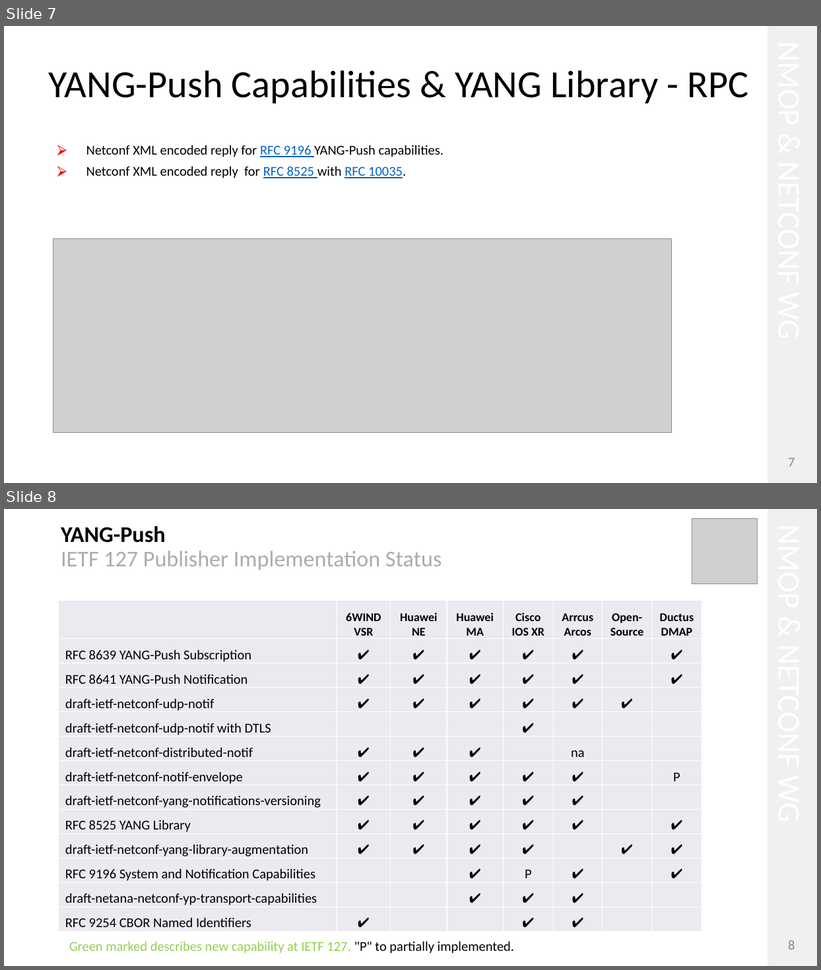
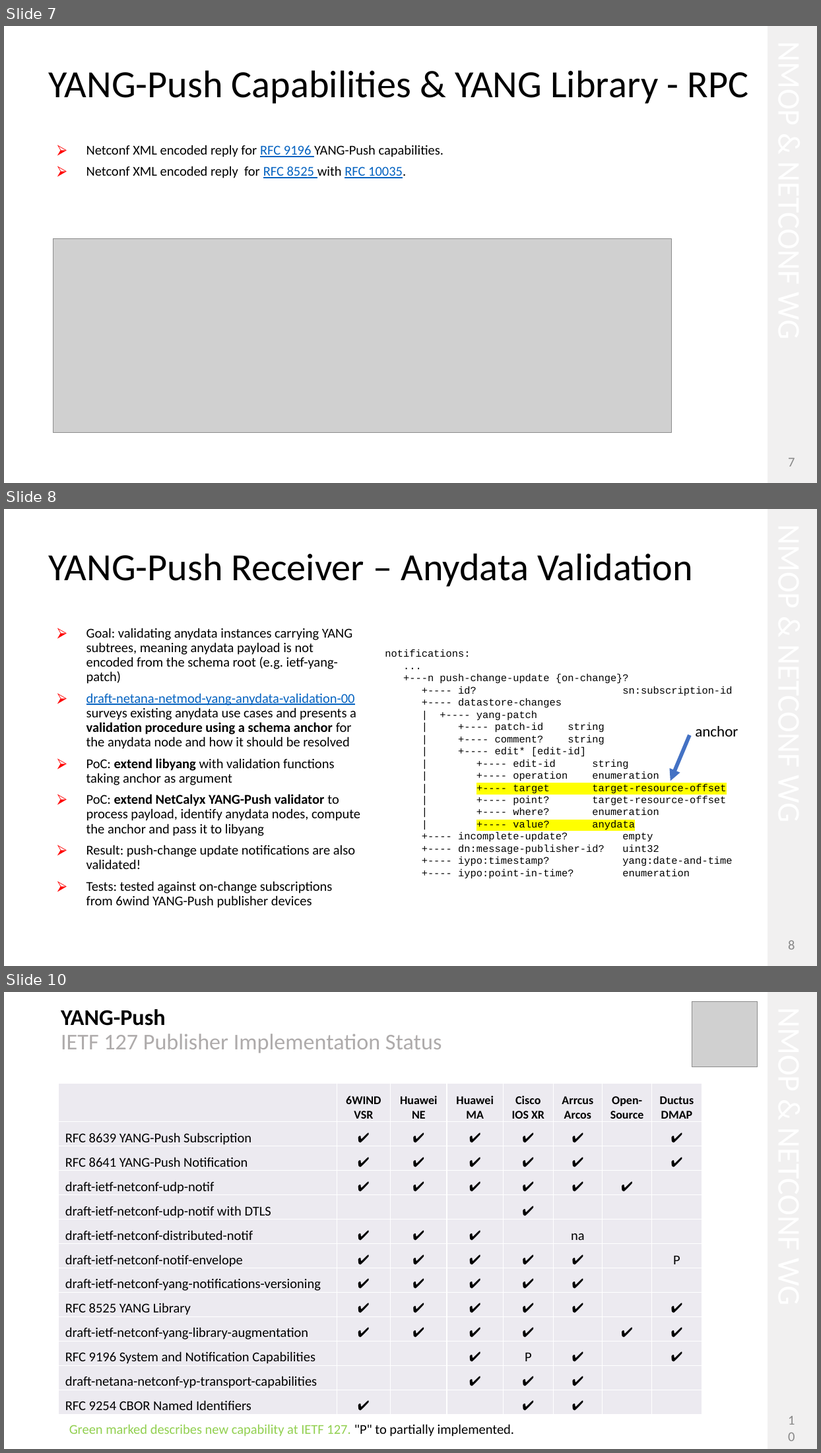
Before and after one commit to network-analytics/ietf-network-analytics-document-status, a slide deck: 127/NMOP/ietf-127-hackathon-validate-e2e-yp-message-broker.pptx. Shown one above the other, each under a label of ours: slides 7 and 8 before the commit, slides 7, 8 and 10 after it; the slides between them are not shown. The pictures are 821x970 and 821x1453 pixels, drawn with LibreOffice and Linux fonts; fonts in the diff are those of the drawing; grey boxes stand for pictures. Boxes give left, top, right and bottom in pixels: in the first picture for what was removed or moved away, otherwise in the second. Text is boxed around its words. In the diff, an @@ line names an element or a change of style, - is before the commit and + after.

```diff
--- a/127/NMOP/ietf-127-hackathon-validate-e2e-yp-message-broker.pptx
+++ b/127/NMOP/ietf-127-hackathon-validate-e2e-yp-message-broker.pptx
@@ slide 8 added at box(4, 509, 817, 966), background #FFFFFF @@
@@ rectangle added at box(768, 509, 817, 966), fill #F1F0F0 @@
@@ title added at box(49, 553, 693, 587), 45.3 pt, text #000000 @@
+YANG-Push Receiver – Anydata Validation
@@ text added at box(86, 628, 360, 908), 16 pt, text #000000 @@
+⮚ Goal: validating anydata instances carrying YANG subtrees, meaning anydata payload is not encoded from the schema root (e.g. ietf-yang-patch)
+⮚ draft-netana-netmod-yang-anydata-validation-00 surveys existing anydata use cases and presents a validation procedure using a schema anchor for the anydata node and how it should be resolved
+⮚ PoC: extend libyang with validation functions taking anchor as argument
+⮚ PoC: extend NetCalyx YANG-Push validator to process payload, identify anydata nodes, compute the anchor and pass it to libyang
+⮚ Result: push-change update notifications are also validated!
+⮚ Tests: tested against on-change subscriptions from 6wind YANG-Push publisher devices
@@ text added at box(385, 650, 732, 879), 12 pt, text #000000 @@
+notifications:
+...
++---n push-change-update {on-change}?
++---- id? sn:subscription-id
++---- datastore-changes
+| +---- yang-patch
+| +---- patch-id string
+| +---- comment? string
+| +---- edit* [edit-id]
+| +---- edit-id string
+| +---- operation enumeration
+| +---- target target-resource-offset
+| +---- point? target-resource-offset
+| +---- where? enumeration
+| +---- value? anydata
++---- incomplete-update? empty
++---- dn:message-publisher-id? uint32
++---- iypo:timestamp? yang:date-and-time
++---- iypo:point-in-time? enumeration
@@ text added at box(695, 726, 738, 737), 18 pt, text #000000 @@
+anchor
@@ arrow added from (690, 735) to (671, 781), #4472C4 4.5 pt @@
@@ page number added at box(788, 941, 795, 950), 16 pt, text #888888 @@
+8
@@ what was slide 8 is now slide 10 @@
@@ page number at box(788, 1424, 795, 1433): text changed @@
-8
+10
```
Also in this commit, not shown: 1 slide changed, 1 other slide added, 1 other file.
